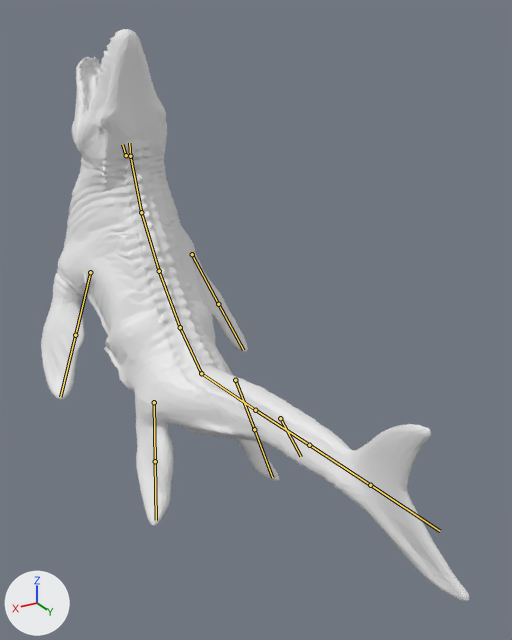
The glTF model Mosasaurus.glb as it was, and as the next commit left it.
Before and after are seen from a camera (50 mm lens) standing at (0.835, 1.77, 1.815) and looking at (-0.122, 0.176, 1.018). Every picture has the same lights, and +X, +Y and +Z are marked at lower left. The first picture is the older version. Both versions are drawn at frame 63 of the action 'Mosa_Salto'; the numbers are the values there. The bones that change, and the others that lie on the model, are drawn over the model as lines.

The first picture shows 'Mosasaurus'.
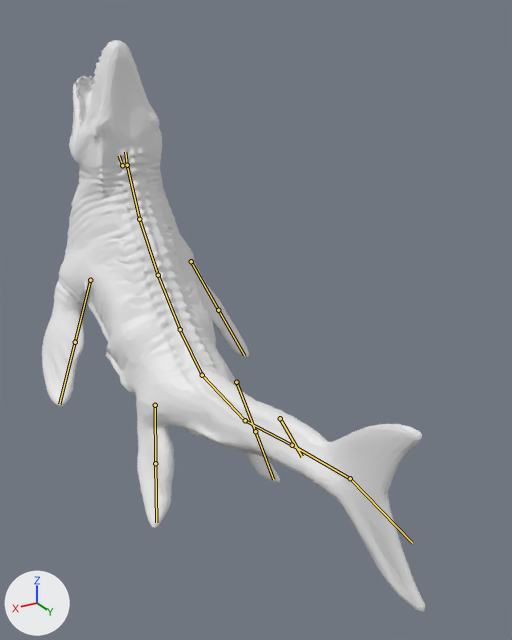
What the commit changed:
Bone 'Pelvis' (bone_pelvis) moves from (0.0, 0.103, -0.389) to (0.0, 0.099, -0.387).
Bone 'Pelvis' (bone_pelvis) turns from (-28, 0, 0) to (-26, 0, 0) degrees about its own x, y and z.
Bone 'Spine' (bone_spine) turns from (-11, 0, 0) to (-10, 0, 0) degrees about its own x, y and z.
Bone 'Chest' (bone_chest) turns from (-13, 0, 0) to (-12, 0, 0) degrees about its own x, y and z.
Bone 'Flipper_Front_1.L' (bone_flipper_front_1_l) turns from (47, -6, 15) to (44, -6, 14) degrees about its own x, y and z.
Bone 'Flipper_Front_1.R' (bone_flipper_front_1_r) turns from (47, 6, -15) to (44, 6, -14) degrees about its own x, y and z.
Bone 'Neck' (bone_neck) turns from (-15, 0, 0) to (-14, 0, 0) degrees about its own x, y and z.
Bone 'Head' (bone_head) turns from (-17, 0, 0) to (-15, 0, 0) degrees about its own x, y and z.
Bone 'Jaw' (bone_jaw) turns from (13, 0, 0) to (11, 0, 0) degrees about its own x, y and z.
Bone 'Tail.001' (bone_tail_001) turns from (20, -3, 14) to (14, 0, 4) degrees about its own x, y and z.
Bone 'Tail.002' (bone_tail_002) turns from (-8, 1, 0) to (9, 1, 3) degrees about its own x, y and z.
Bone 'Tail.003' (bone_tail_003) turns from (6, 1, 0) to (1, 1, 2) degrees about its own x, y and z.
Bone 'Tail.004' (bone_tail_004) turns from (19, 0, 0) to (-4, 0, 1) degrees about its own x, y and z.

Changed parts and their boxes [x1, y1, x2, y2] in the pictures (512 x 640 px):
'Mosasaurus', posed (10% narrower): before [41, 29, 469, 601]; after [42, 40, 425, 612]
bone 'Pelvis', root to tip: before (201, 373) to (180, 328); after (202, 375) to (180, 331)
bone 'Spine', root to tip: before (180, 327) to (159, 271); after (180, 329) to (158, 275)
bone 'Chest', root to tip: before (159, 271) to (141, 212); after (158, 275) to (139, 219)
bone 'Flipper_Front_1.L', root to tip: before (90, 272) to (75, 335); after (90, 280) to (75, 342)
bone 'Flipper_Front_1.R', root to tip: before (192, 254) to (218, 304); after (191, 261) to (218, 310)
bone 'Neck', root to tip: before (141, 212) to (130, 156); after (139, 219) to (127, 165)
bone 'Head', root to tip: before (130, 156) to (129, 143); after (127, 165) to (125, 152)
bone 'Jaw', root to tip: before (126, 155) to (122, 144); after (122, 165) to (119, 155)
bone 'Tail.001', root to tip: before (201, 373) to (255, 410); after (202, 375) to (245, 420)
bone 'Tail.002', root to tip: before (255, 410) to (309, 445); after (245, 420) to (292, 445)
bone 'Tail.003', root to tip: before (309, 445) to (370, 485); after (292, 445) to (350, 478)
bone 'Tail.004', root to tip: before (370, 485) to (440, 531); after (350, 478) to (412, 543)
